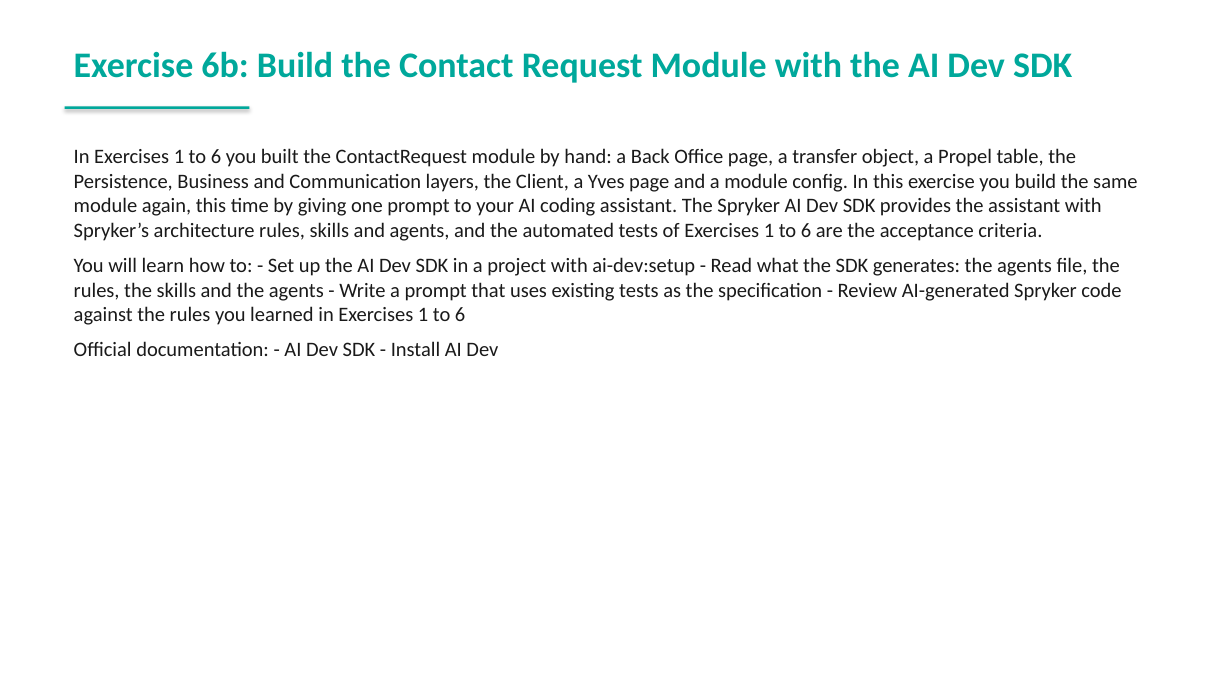
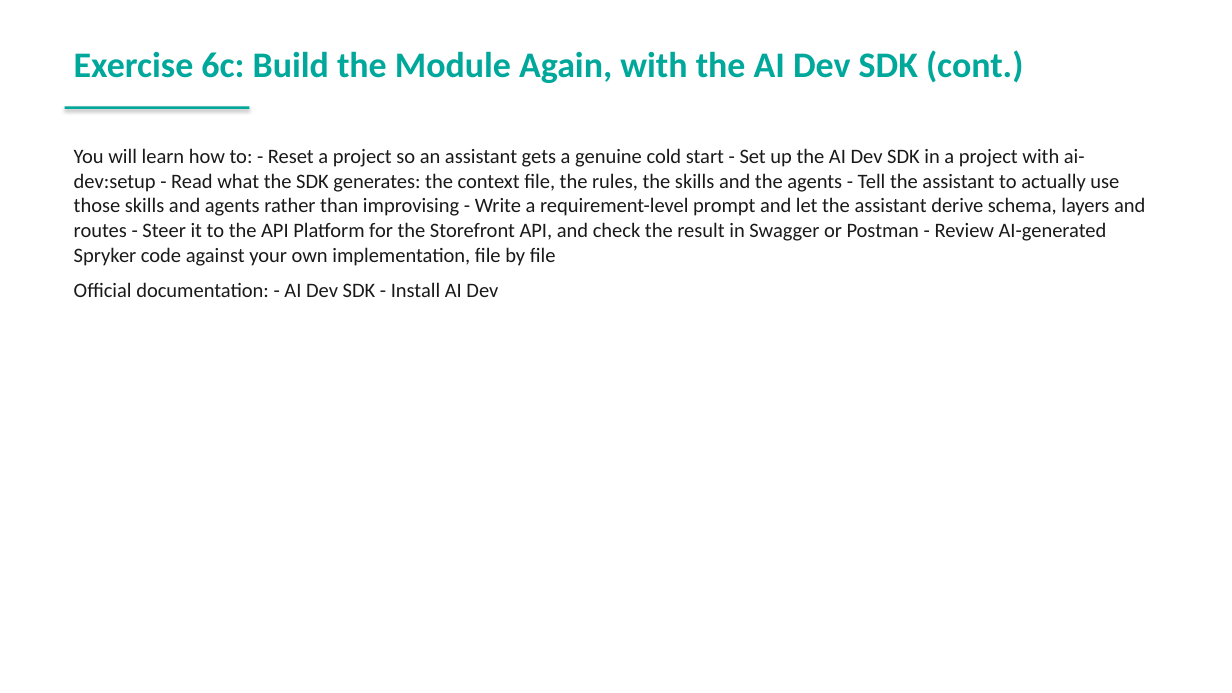
Before and after one commit to spryker-academy/instructor-exercises, a slide deck: slide 198 of guides-pptx/spryker-academy-fundamental.pptx (slide 154 before the commit). Drawn at 1232x693 pixels with LibreOffice and Linux fonts; fonts in the diff are those of the drawing. Boxes give left, top, right and bottom in pixels: in the first picture for what was removed or moved away, otherwise in the second. Text is boxed around its words. In the diff, an @@ line names an element or a change of style, - is before the commit and + after.

```diff
--- a/guides-pptx/spryker-academy-fundamental.pptx
+++ b/guides-pptx/spryker-academy-fundamental.pptx
@@ text at (74, 50, 1023, 83): text changed @@
-Exercise 6b: Build the Contact Request Module with the AI Dev SDK
+Exercise 6c: Build the Module Again, with the AI Dev SDK (cont.)
@@ text at (74, 148, 1145, 266): text changed @@
-In Exercises 1 to 6 you built the ContactRequest module by hand: a Back Office page, a transfer object, a Propel table, the Persistence, Business and Communication layers, the Client, a Yves page and a module config. In this exercise you build the same module again, this time by giving one prompt to your AI coding assistant. The Spryker AI Dev SDK provides the assistant with Spryker’s architecture rules, skills and agents, and the automated tests of Exercises 1 to 6 are the acceptance criteria.
-You will learn how to: - Set up the AI Dev SDK in a project with ai-dev:setup - Read what the SDK generates: the agents file, the rules, the skills and the agents - Write a prompt that uses existing tests as the specification - Review AI-generated Spryker code against the rules you learned in Exercises 1 to 6
+You will learn how to: - Reset a project so an assistant gets a genuine cold start - Set up the AI Dev SDK in a project with ai-dev:setup - Read what the SDK generates: the context file, the rules, the skills and the agents - Tell the assistant to actually use those skills and agents rather than improvising - Write a requirement-level prompt and let the assistant derive schema, layers and routes - Steer it to the API Platform for the Storefront API, and check the result in Swagger or Postman - Review AI-generated Spryker code against your own implementation, file by file
```
Also in this commit, not shown: 44 other slides changed, 84 slides added, 3 slides removed, 46 other files.
